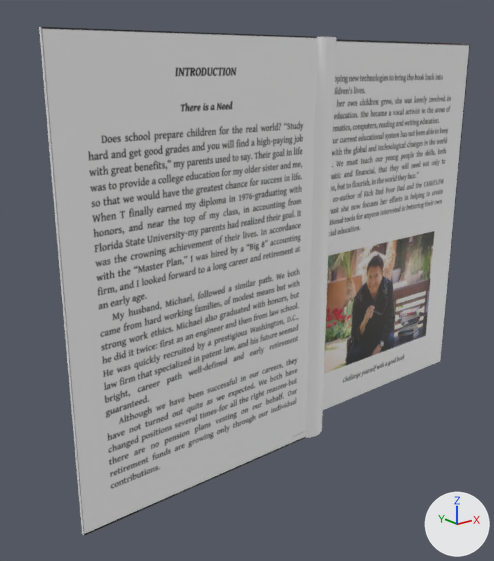
The glTF model TID 6.glb as it was, and as the next commit left it.
One viewpoint serves both versions: a 50 mm lens placed at (-1.155, -1.198, 0.938), pointed at (-0.134, 0.078, 0.427). The lights are fixed; the arrows at lower right show +X, +Y and +Z. Both versions are drawn at frame 60 of the action 'flip'; the numbers are the values there.

Names of what the first picture shows: 'B1', 'Cube', 'Cylinder', 'F2'.
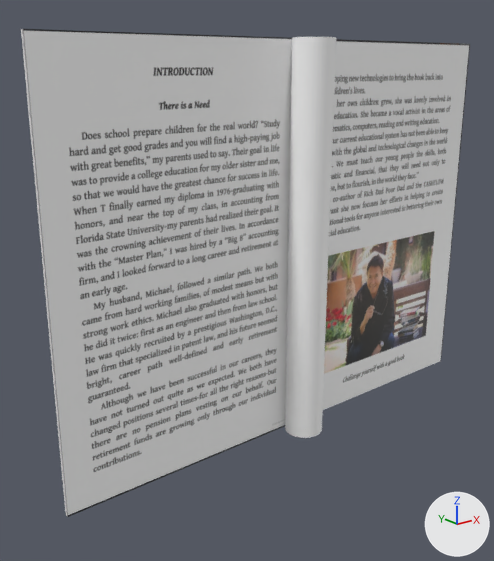
ob_page1_2 is not drawn itself; it is the parent of ob_b1, ob_cube, ob_f1.

Pixel boxes [x1, y1, x2, y2] of what changed, in the pictures (494 x 561 px):
'B1', moved: before [41, 27, 317, 536]; after [23, 29, 292, 517]
'Cube', moved: before [39, 27, 84, 535]; after [21, 29, 68, 517]

What the commit changed:
Object 'Page1-2' (ob_page1_2) moves from (0.0, 0.0, 0.04) to (0.0, 0.0, -0.04).
